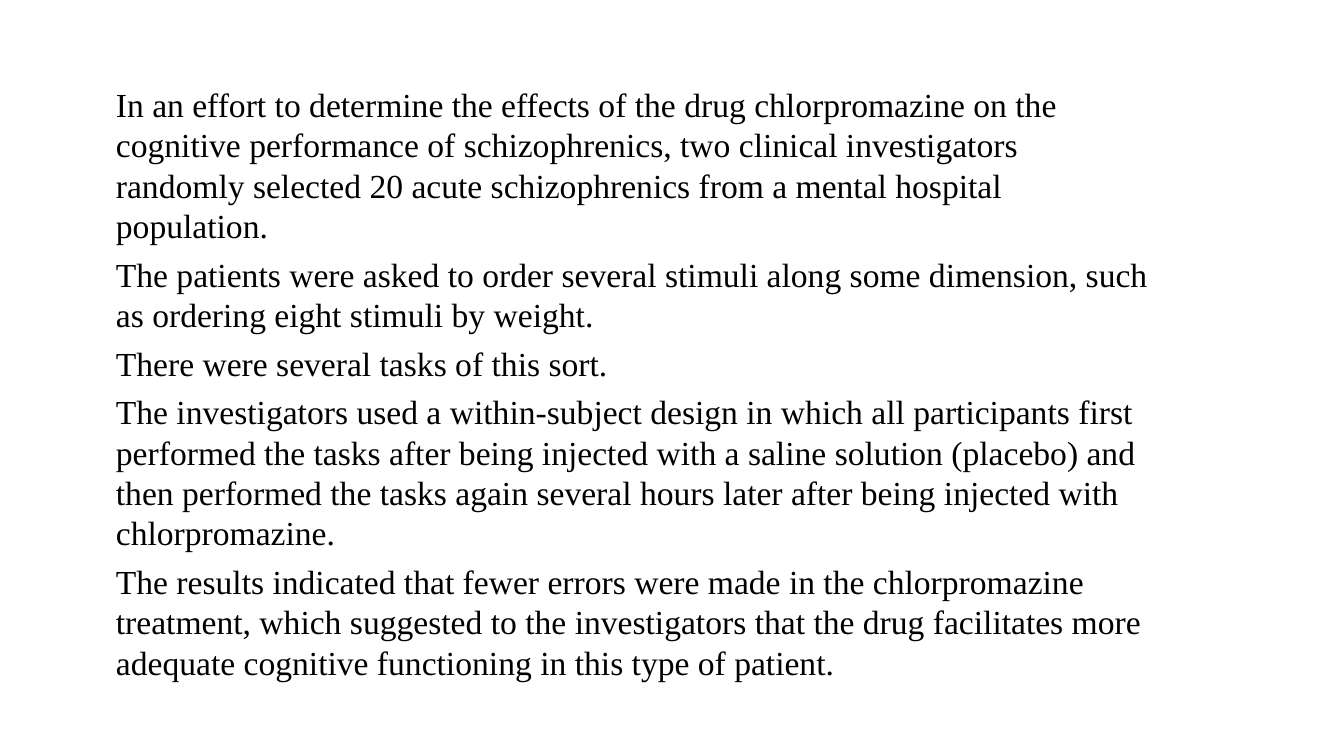
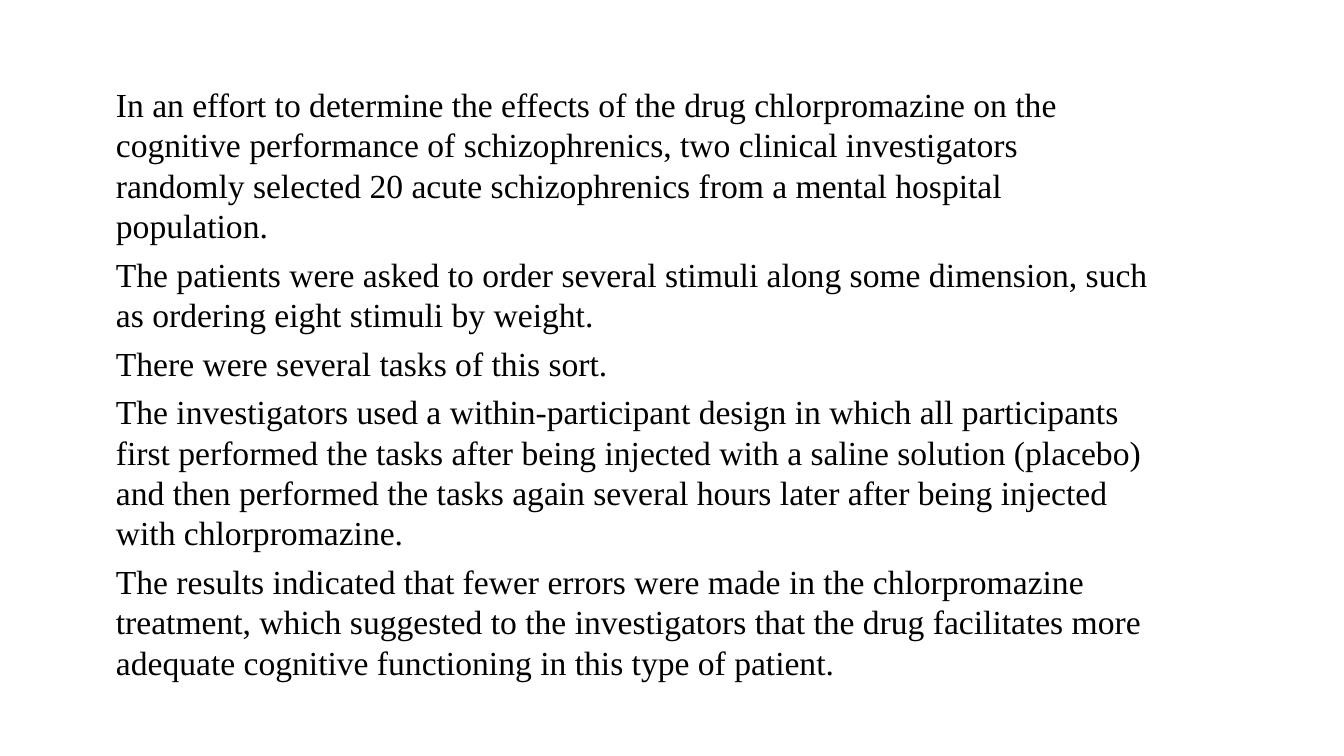
Before and after one commit to preber/Research-Methods, a slide deck: slide 2 of Class Slides 2024/Class 8.pptx. Drawn at 1344x756 pixels with LibreOffice and Linux fonts; fonts in the diff are those of the drawing. Boxes give left, top, right and bottom in pixels: in the first picture for what was removed or moved away, otherwise in the second. Text is boxed around its words. In the diff, an @@ line names an element or a change of style, - is before the commit and + after.

```diff
--- a/Class Slides 2024/Class 8.pptx
+++ b/Class Slides 2024/Class 8.pptx
@@ text at (116,400,1141,552): text changed @@
-The investigators used a within-subject design in which all participants first performed the tasks after being injected with a saline solution (placebo) and then performed the tasks again several hours later after being injected with chlorpromazine.
+The investigators used a within-participant design in which all participants first performed the tasks after being injected with a saline solution (placebo) and then performed the tasks again several hours later after being injected with chlorpromazine.
```
Also in this commit, not shown: 7 other files.
